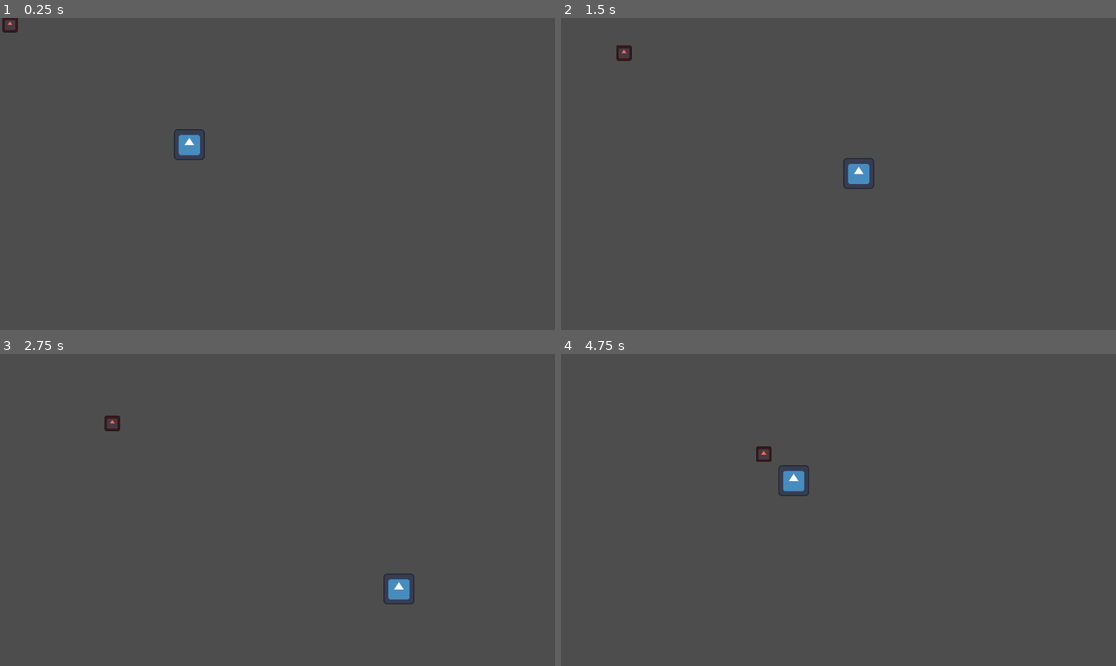
Above: before the commit, frames 1-4 (two rows, left to right).
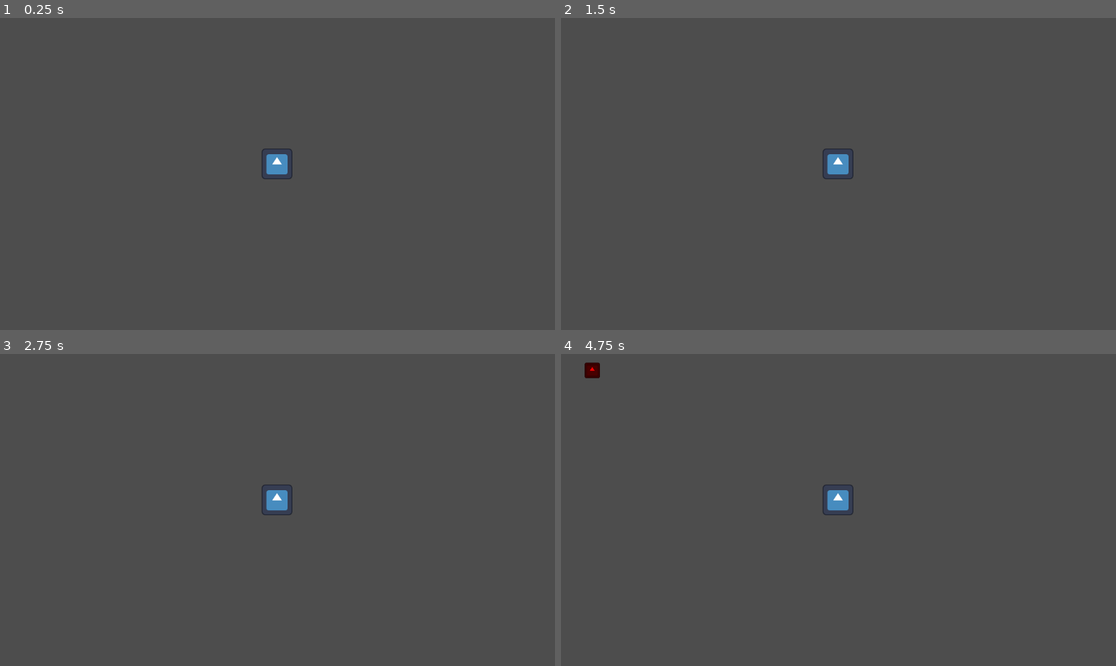
Above: after the commit, the same moments.

Repository: quellus/godot-tutorials
Game: Godot game, scene res://main.tscn
Two runs of this game, one before a commit and one after it. Both use one fixed random seed, a clock stepped at 60 frames per second and the inputs below. The engine's default icon, where the game draws it, is replaced by a stand-in: a white triangle on a blue panel in a dark square.
Inputs:
- Up to frame 1 (0.25 s): no input
- Up to frame 2 (1.5 s): tap Enter at 0.5 s; hold Right (ui_right) 0.53-1.28 s; hold Down (ui_down) from 1.28 s (still down)
- Up to frame 3 (2.75 s): release Down (ui_down) at 2.03 s; hold Right (ui_right) from 2.03 s (still down)
- Up to frame 4 (4.75 s): release Right (ui_right) at 2.78 s; hold Up (ui_up) 2.78-3.53 s; hold Left (ui_left) from 3.53 s (still down)

The runs differ from the first frame. In frame 1, 0.7% of the frame differs, in the area x 0-53%, y 0-52%; in frame 2, 0.7%; in frame 3, 0.7%; in frame 4, 0.9%, in the area x 4-53%, y 2-52%.

Commit message:
Restructured some things. Final version for real this time

Diff:
--- a/enemy avoider/Enemy.gd
+++ b/enemy avoider/Enemy.gd
@@ -1,10 +1,9 @@
-extends CharacterBody2D
+class_name Enemy extends CharacterBody2D
 
 @onready var player = $"../Player"
 
 const SPEED = 100
 
-# Called every frame. 'delta' is the elapsed time since the previous frame.
-func _process(delta):
+func _physics_process(delta):
 	velocity = position.direction_to(player.position) * SPEED
 	move_and_slide()
--- a/enemy avoider/Enemy.tscn
+++ b/enemy avoider/Enemy.tscn
@@ -1,20 +1,19 @@
-[gd_scene load_steps=4 format=3 uid="uid://bv53mlaco0t6i"]
+[gd_scene load_steps=4 format=3 uid="uid://c6lwy2s2d7pg4"]
 
-[ext_resource type="Texture2D" uid="uid://bq7f4ccbyabmk" path="res://icon.svg" id="1_oaip8"]
-[ext_resource type="Script" path="res://Enemy.gd" id="1_p1437"]
+[ext_resource type="Script" path="res://Enemy.gd" id="1_360vl"]
+[ext_resource type="Texture2D" uid="uid://doksepnqn07ry" path="res://icon.svg" id="2_6cj85"]
 
-[sub_resource type="RectangleShape2D" id="RectangleShape2D_6bllx"]
-size = Vector2(125, 125)
+[sub_resource type="RectangleShape2D" id="RectangleShape2D_yx5l5"]
+size = Vector2(30, 30)
 
 [node name="Enemy" type="CharacterBody2D"]
-scale = Vector2(0.25, 0.25)
-collision_layer = 3
 motion_mode = 1
-script = ExtResource("1_p1437")
+script = ExtResource("1_360vl")
 
 [node name="Sprite2D" type="Sprite2D" parent="."]
-modulate = Color(1, 0.407245, 0.338652, 1)
-texture = ExtResource("1_oaip8")
+modulate = Color(1, 0, 0, 1)
+scale = Vector2(0.25, 0.25)
+texture = ExtResource("2_6cj85")
 
 [node name="CollisionShape2D" type="CollisionShape2D" parent="."]
-shape = SubResource("RectangleShape2D_6bllx")
+shape = SubResource("RectangleShape2D_yx5l5")
--- a/enemy avoider/Player.gd
+++ b/enemy avoider/Player.gd
@@ -3,15 +3,16 @@
 const SPEED = 300.0
 
 func _physics_process(delta):
-	var direction = Input.get_vector("ui_left", "ui_right", "ui_up", "ui_down")
+	var direction = Input.get_vector("left", "right", "up", "down")
 	if direction:
 		velocity = direction * SPEED
 	else:
-		velocity.x = move_toward(velocity.x, 0, SPEED)
-		velocity.y = move_toward(velocity.y, 0, SPEED)
+		velocity = velocity.lerp(Vector2.ZERO, 0.5)
 
 	move_and_slide()
 
 
+
 func _on_area_2d_body_entered(body):
-	get_tree().quit()
+	if body is Enemy:
+		get_tree().quit()
--- a/enemy avoider/main.gd
+++ b/enemy avoider/main.gd
@@ -3,11 +3,9 @@
 var enemy = preload("res://Enemy.tscn")
 var rng = RandomNumberGenerator.new()
 
-
-
-func _on_enemy_spawn_timer_timeout():
+func _on_timer_timeout():
+	var enemy_instance = enemy.instantiate()
+	add_child(enemy_instance)
 	var spawnpoints = get_tree().get_nodes_in_group("spawnpoint")
 	var spawn_index = rng.randf_range(0, 4)
-	var enemy_instance = enemy.instantiate()
-	add_child(enemy_instance)
 	enemy_instance.global_position = spawnpoints[spawn_index].global_position
--- a/enemy avoider/main.tscn
+++ b/enemy avoider/main.tscn
@@ -1,57 +1,49 @@
-[gd_scene load_steps=7 format=3 uid="uid://c5oeeag47qkhc"]
+[gd_scene load_steps=6 format=3 uid="uid://canq4xy1vblc7"]
 
-[ext_resource type="Script" path="res://main.gd" id="1_erbv8"]
-[ext_resource type="Script" path="res://Player.gd" id="1_vd3oa"]
-[ext_resource type="Texture2D" uid="uid://bq7f4ccbyabmk" path="res://icon.svg" id="2_st8cs"]
-[ext_resource type="PackedScene" uid="uid://bv53mlaco0t6i" path="res://Enemy.tscn" id="3_py4l7"]
+[ext_resource type="Script" path="res://Player.gd" id="1_cu1ud"]
+[ext_resource type="Script" path="res://main.gd" id="1_ie4q0"]
+[ext_resource type="Texture2D" uid="uid://doksepnqn07ry" path="res://icon.svg" id="2_1x0nf"]
 
-[sub_resource type="RectangleShape2D" id="RectangleShape2D_f7oks"]
-size = Vector2(126, 124)
+[sub_resource type="RectangleShape2D" id="RectangleShape2D_8b32t"]
+size = Vector2(62, 62)
 
-[sub_resource type="RectangleShape2D" id="RectangleShape2D_c3r3s"]
-size = Vector2(132, 128)
+[sub_resource type="RectangleShape2D" id="RectangleShape2D_0ukip"]
+size = Vector2(64, 64)
 
-[node name="Node2D" type="Node2D"]
-script = ExtResource("1_erbv8")
+[node name="Main" type="Node2D"]
+script = ExtResource("1_ie4q0")
 
 [node name="Player" type="CharacterBody2D" parent="."]
-unique_name_in_owner = true
-position = Vector2(393, 263)
-scale = Vector2(0.5, 0.5)
+position = Vector2(575, 303)
 motion_mode = 1
-script = ExtResource("1_vd3oa")
+script = ExtResource("1_cu1ud")
 
 [node name="Sprite2D" type="Sprite2D" parent="Player"]
-texture = ExtResource("2_st8cs")
+scale = Vector2(0.5, 0.5)
+texture = ExtResource("2_1x0nf")
 
 [node name="CollisionShape2D" type="CollisionShape2D" parent="Player"]
-shape = SubResource("RectangleShape2D_f7oks")
+shape = SubResource("RectangleShape2D_8b32t")
 
 [node name="Area2D" type="Area2D" parent="Player"]
-collision_layer = 2
-collision_mask = 2
 
 [node name="CollisionShape2D" type="CollisionShape2D" parent="Player/Area2D"]
-shape = SubResource("RectangleShape2D_c3r3s")
+shape = SubResource("RectangleShape2D_0ukip")
 
-[node name="Enemy" parent="." instance=ExtResource("3_py4l7")]
-collision_layer = 3
-
-[node name="EnemySpawnTimer" type="Timer" parent="."]
+[node name="Timer" type="Timer" parent="."]
 wait_time = 4.0
 autostart = true
 
 [node name="SpawnPoint" type="Node2D" parent="." groups=["spawnpoint"]]
-position = Vector2(-121, -137)
 
 [node name="SpawnPoint2" type="Node2D" parent="." groups=["spawnpoint"]]
-position = Vector2(-137, 813)
+position = Vector2(-8, 653)
 
 [node name="SpawnPoint3" type="Node2D" parent="." groups=["spawnpoint"]]
-position = Vector2(1315, 828)
+position = Vector2(1169, 659)
 
 [node name="SpawnPoint4" type="Node2D" parent="." groups=["spawnpoint"]]
-position = Vector2(1366, -137)
+position = Vector2(1169, -10)
 
 [connection signal="body_entered" from="Player/Area2D" to="Player" method="_on_area_2d_body_entered"]
-[connection signal="timeout" from="EnemySpawnTimer" to="." method="_on_enemy_spawn_timer_timeout"]
+[connection signal="timeout" from="Timer" to="." method="_on_timer_timeout"]
--- a/enemy avoider/project.godot
+++ b/enemy avoider/project.godot
@@ -10,7 +10,30 @@
 
 [application]
 
-config/name="enemy avoider"
-run/main_scene="res://main.tscn"
+config/name="Enemy-Avoider-Tutorial"
+run/main_scene="res://Main.tscn"
 config/features=PackedStringArray("4.2", "Forward Plus")
 config/icon="res://icon.svg"
+
+[input]
+
+up={
+"deadzone": 0.5,
+"events": [Object(InputEventKey,"resource_local_to_scene":false,"resource_name":"","device":-1,"window_id":0,"alt_pressed":false,"shift_pressed":false,"ctrl_pressed":false,"meta_pressed":false,"pressed":false,"keycode":0,"physical_keycode":87,"key_label":0,"unicode":119,"echo":false,"script":null)
+]
+}
+left={
+"deadzone": 0.5,
+"events": [Object(InputEventKey,"resource_local_to_scene":false,"resource_name":"","device":-1,"window_id":0,"alt_pressed":false,"shift_pressed":false,"ctrl_pressed":false,"meta_pressed":false,"pressed":false,"keycode":0,"physical_keycode":65,"key_label":0,"unicode":97,"echo":false,"script":null)
+]
+}
+down={
+"deadzone": 0.5,
+"events": [Object(InputEventKey,"resource_local_to_scene":false,"resource_name":"","device":-1,"window_id":0,"alt_pressed":false,"shift_pressed":false,"ctrl_pressed":false,"meta_pressed":false,"pressed":false,"keycode":0,"physical_keycode":83,"key_label":0,"unicode":115,"echo":false,"script":null)
+]
+}
+right={
+"deadzone": 0.5,
+"events": [Object(InputEventKey,"resource_local_to_scene":false,"resource_name":"","device":-1,"window_id":0,"alt_pressed":false,"shift_pressed":false,"ctrl_pressed":false,"meta_pressed":false,"pressed":false,"keycode":0,"physical_keycode":68,"key_label":0,"unicode":100,"echo":false,"script":null)
+]
+}
Not shown, changed: enemy avoider/icon.svg.import
Not shown, changed: enemy avoider/README.md
